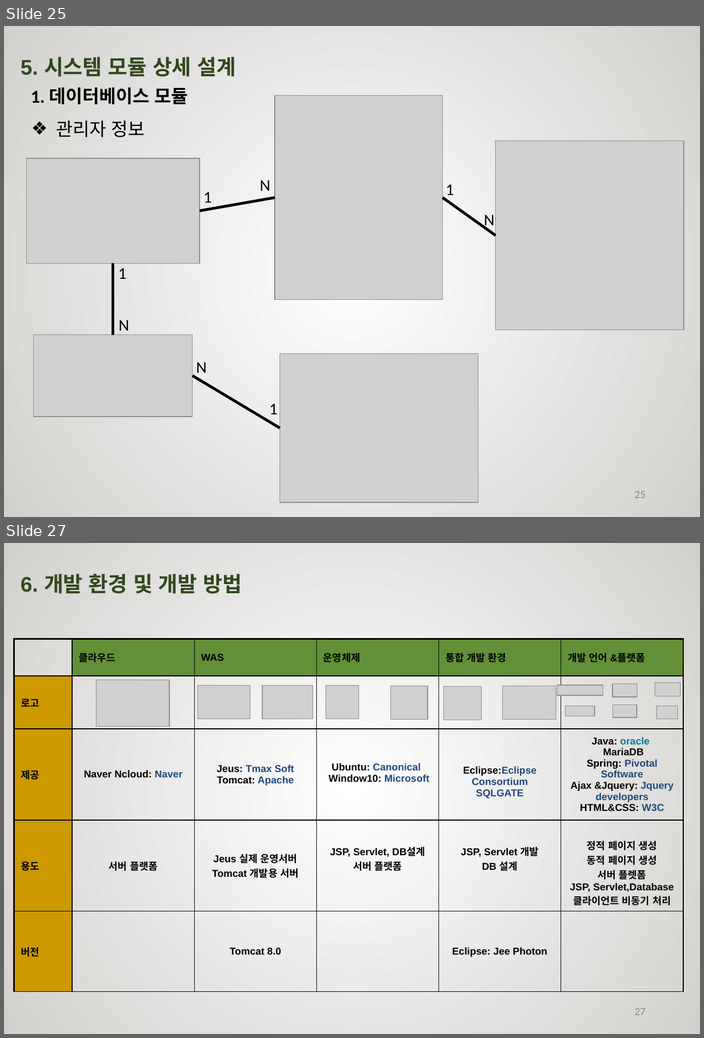
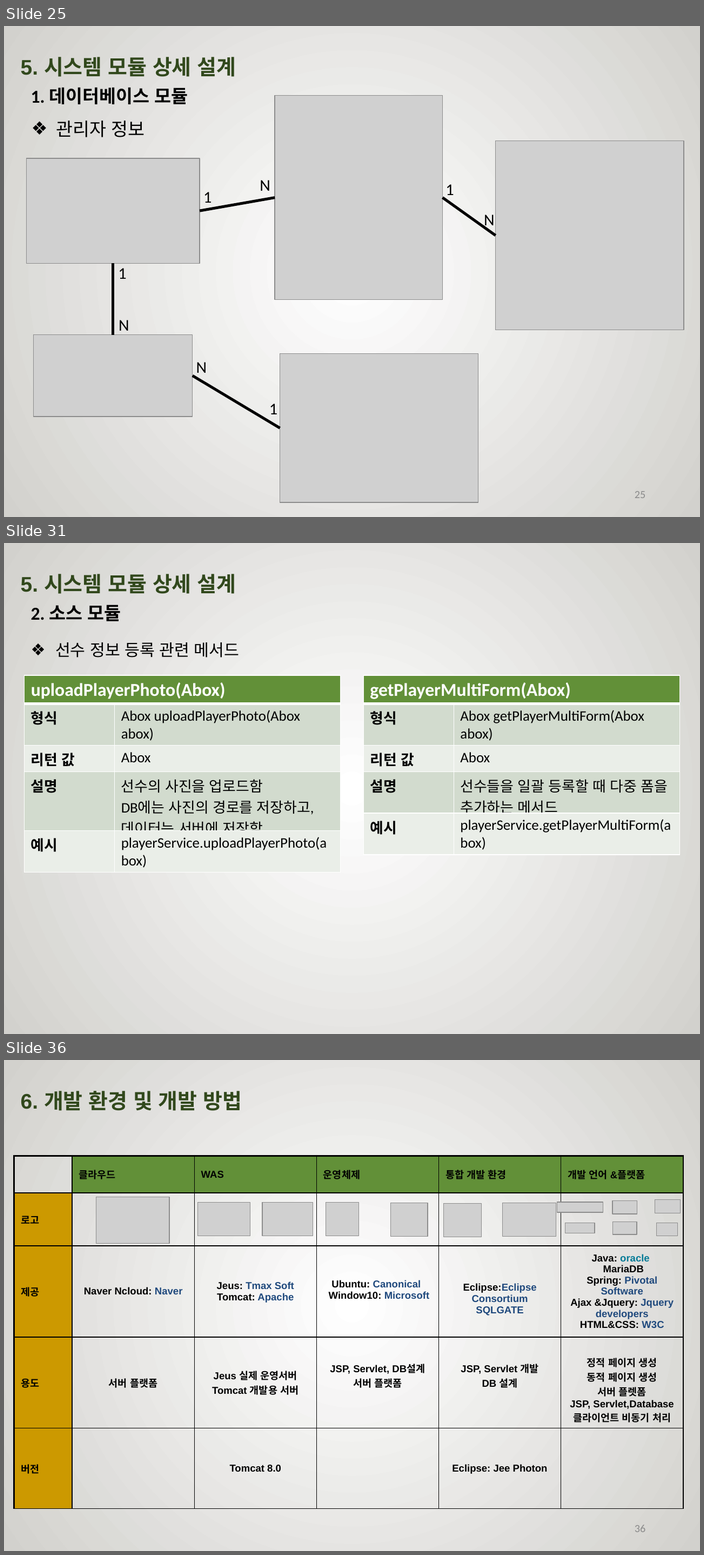
Before and after one commit to rimbong/Webengers, a slide deck: resources/졸작설계서.pptx. Shown one above the other, each under a label of ours: slides 25 and 27 before the commit, slides 25, 31 and 36 after it; the slides between them are not shown. The pictures are 704x1038 and 704x1555 pixels, drawn with LibreOffice and Linux fonts; fonts in the diff are those of the drawing; grey boxes stand for pictures; background and template pictures are left out. Boxes give left, top, right and bottom in pixels: in the first picture for what was removed or moved away, otherwise in the second. Text is boxed around its words. In the diff, an @@ line names an element or a change of style, - is before the commit and + after.

```diff
--- a/resources/졸작설계서.pptx
+++ b/resources/졸작설계서.pptx
@@ slide 31 added at box(4, 543, 700, 1034), background picture (left out) @@
@@ text added at box(21, 574, 236, 594), 40 pt, text #31481C, bold @@
+5. 시스템 모듈 상세 설계
@@ text added at box(31, 605, 121, 621), 20 pt, text #000000, bold @@
+2. 소스 모듈
@@ text added at box(55, 642, 239, 657), 18 pt, text #000000 @@
+❖ 선수 정보 등록 관련 메서드
@@ table added at box(25, 675, 340, 857), 5 rows, 2 columns @@
+uploadPlayerPhoto(Abox) | 
+형식 | Abox uploadPlayerPhoto(Abox abox)
+리턴 값 | Abox
+설명 | 선수의 사진을 업로드함 / DB에는 사진의 경로를 저장하고, 데이터는 서버에 저장함
+예시 | playerService.uploadPlayerPhoto(abox)
@@ table added at box(363, 675, 679, 855), 5 rows, 2 columns @@
+getPlayerMultiForm(Abox) | 
+형식 | Abox getPlayerMultiForm(Abox abox)
+리턴 값 | Abox
+설명 | 선수들을 일괄 등록할 때 다중 폼을 추가하는 메서드
+예시 | playerService.getPlayerMultiForm(abox)
@@ what was slide 27 is now slide 36 @@
@@ page number at box(634, 1524, 645, 1532): text changed @@
-27
+36
```
Also in this commit, not shown: 1 slide changed, 8 other slides added.
